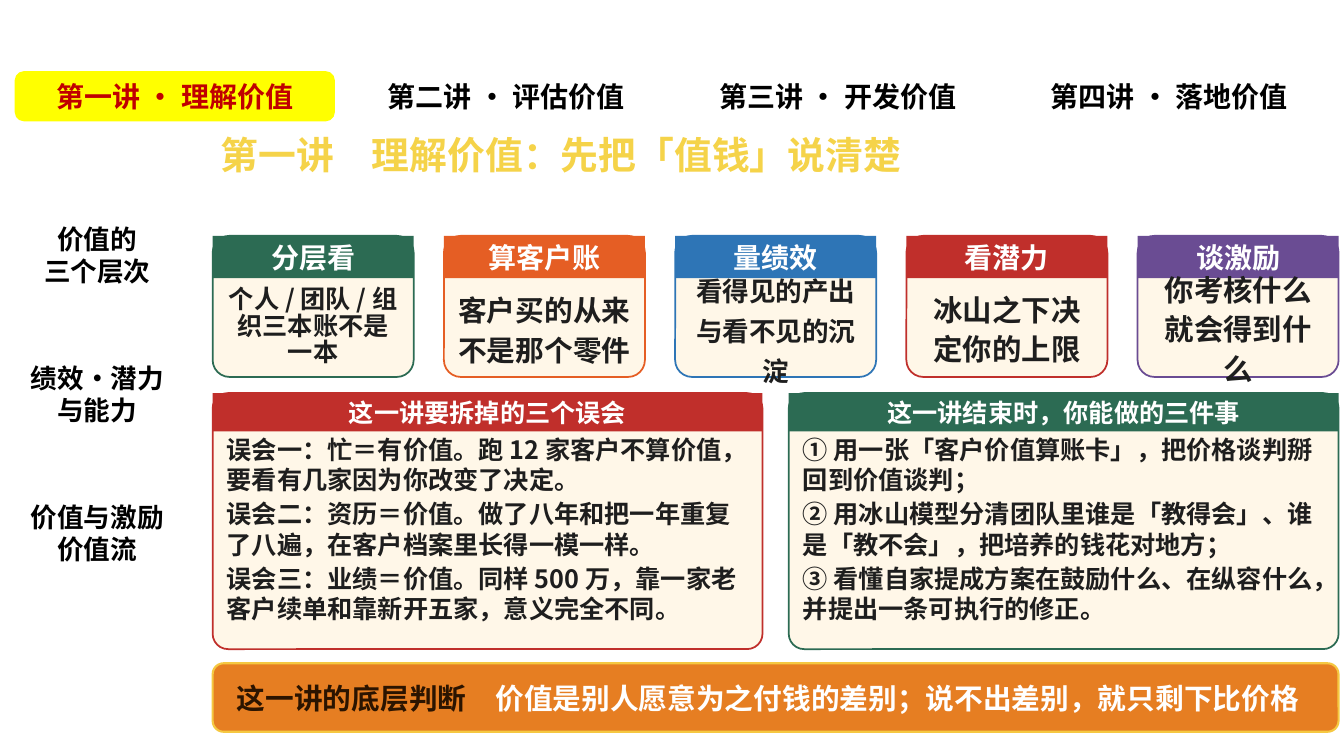
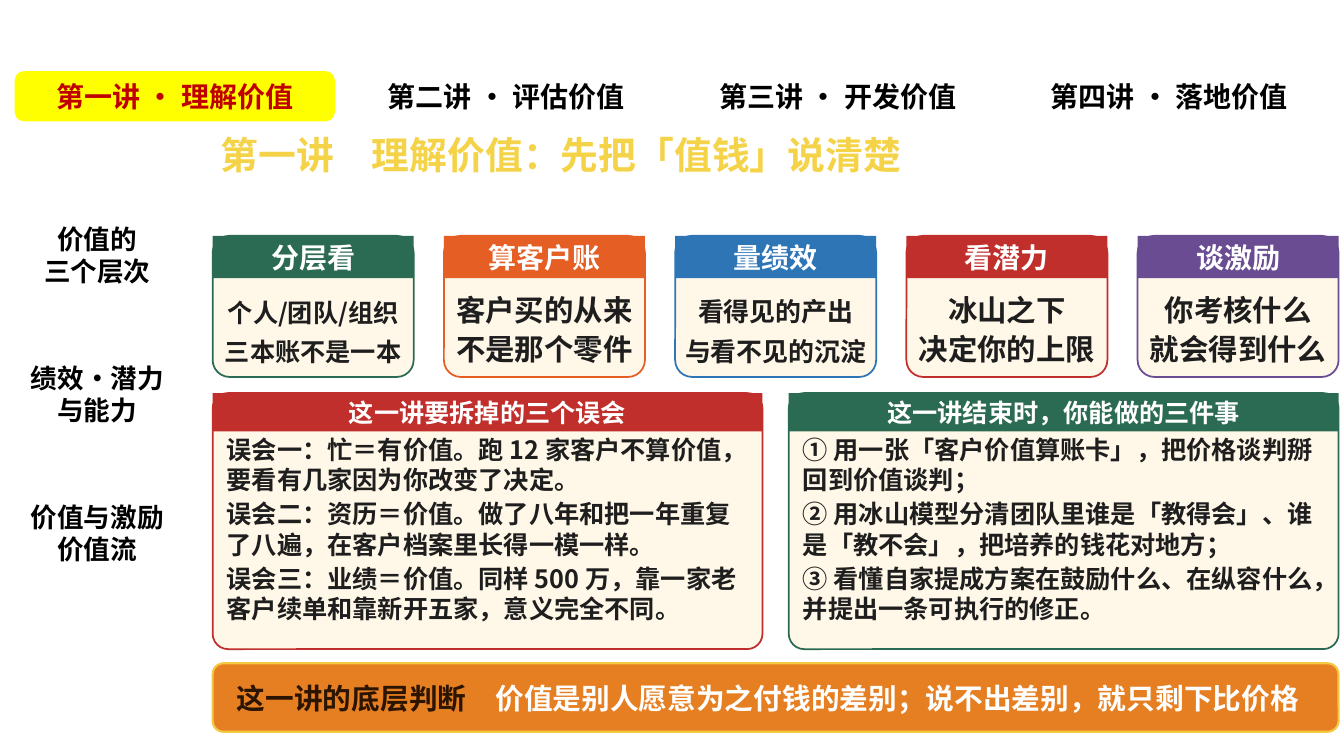
Before and after one commit to caixinyu2017-star/xixi, a slide deck: slide 4 of 管理技能课-价值与开发.pptx. Drawn at 1344x756 pixels with LibreOffice and Linux fonts; fonts in the diff are those of the drawing; background and template pictures are left out. Boxes give left, top, right and bottom in pixels: in the first picture for what was removed or moved away, otherwise in the second. Text is boxed around its words. In the diff, an @@ line names an element or a change of style, - is before the commit and + after.

```diff
--- a/管理技能课-价值与开发.pptx
+++ b/管理技能课-价值与开发.pptx
@@ text at box(456, 295, 632, 363): text changed; size 20.5 to 21 pt @@
-客户买的从来不是那个零件
+客户买的从来
+不是那个零件
@@ text at box(685, 299, 866, 364): text changed; size 19 to 18.5 pt @@
-看得见的产出与看不见的沉淀
+看得见的产出
+与看不见的沉淀
@@ text at box(919, 296, 1095, 363): spaces changed @@
-冰山之下决定你的上限
+冰山之下
+决定你的上限
@@ text at box(1150, 296, 1326, 363): spaces changed @@
-你考核什么就会得到什么
+你考核什么
+就会得到什么
@@ text at box(225, 300, 401, 364): text changed @@
-个人 / 团队 / 组织三本账不是一本
+个人/团队/组织
+三本账不是一本
```
Also in this commit, not shown: 8 other slides changed, 8 other files.
